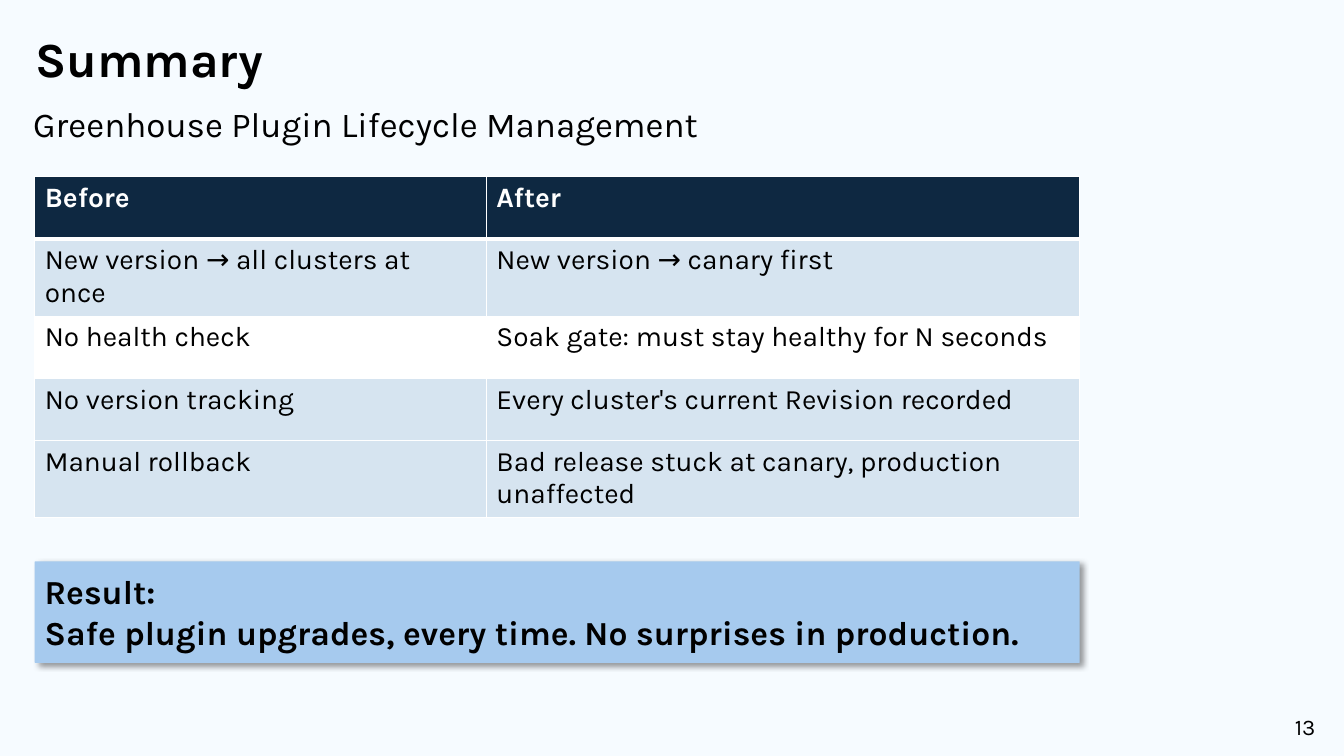
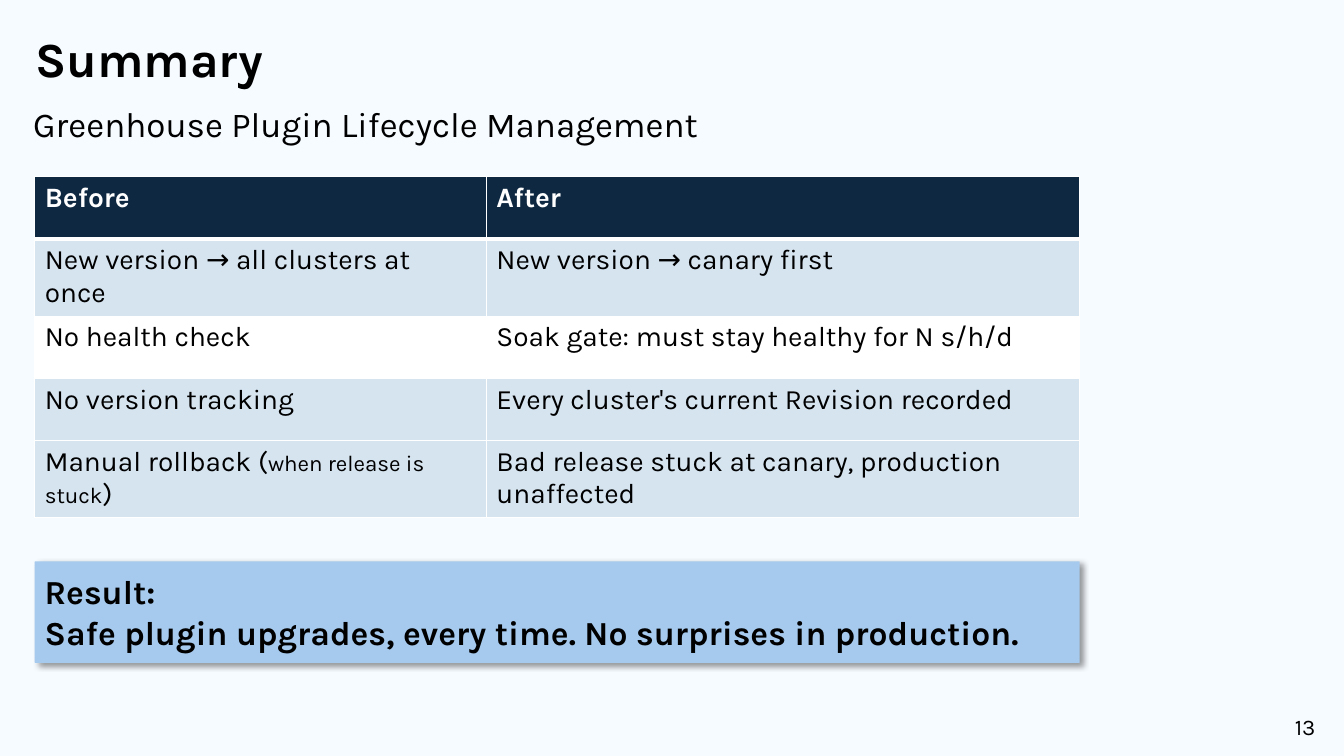
Before and after one commit to cloudoperators/greenhouse-promotions, a slide deck: slide 13 of presentation/presentation-v1.pptx. Drawn at 1344x756 pixels with LibreOffice and Linux fonts; fonts in the diff are those of the drawing; background and template pictures are left out. Boxes give left, top, right and bottom in pixels: in the first picture for what was removed or moved away, otherwise in the second. Text is boxed around its words. In the diff, an @@ line names an element or a change of style, - is before the commit and + after.

```diff
--- a/presentation/presentation-v1.pptx
+++ b/presentation/presentation-v1.pptx
@@ table at bbox=[34, 176, 1080, 508] @@
-row 3, column 2: Soak gate: must stay healthy for N seconds
+row 3, column 2: Soak gate: must stay healthy for N s/h/d
-row 5, column 1: Manual rollback
+row 5, column 1: Manual rollback (when release is stuck)
```
Also in this commit, not shown: 3 other slides changed.
